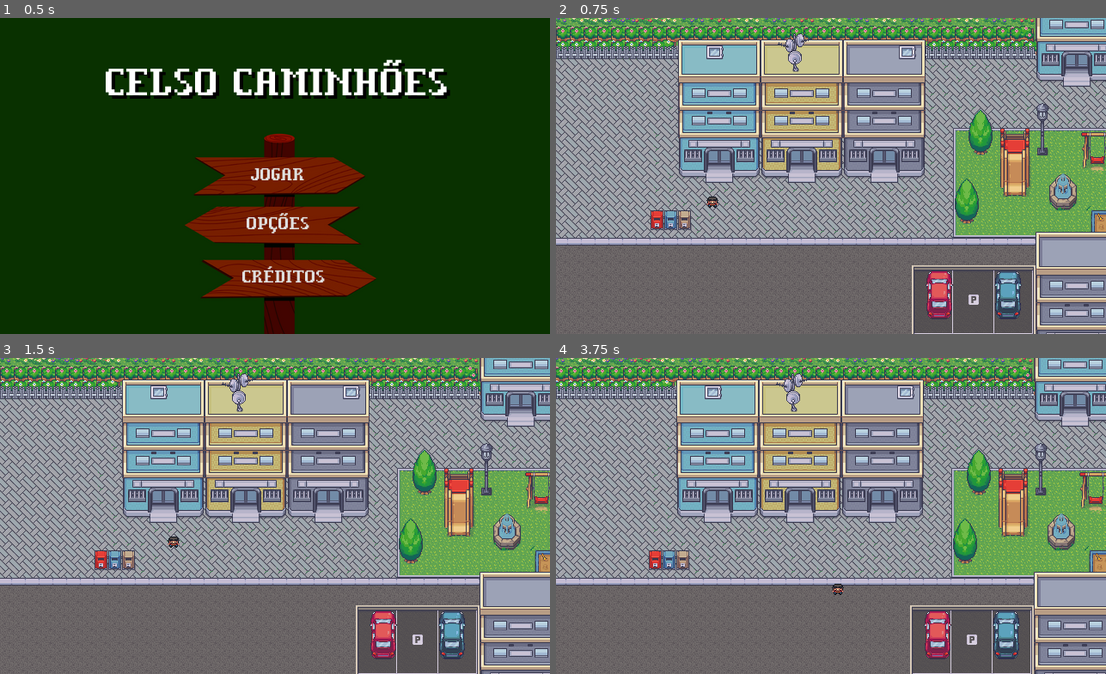
Above: before the commit, frames 1-4 (two rows, left to right).
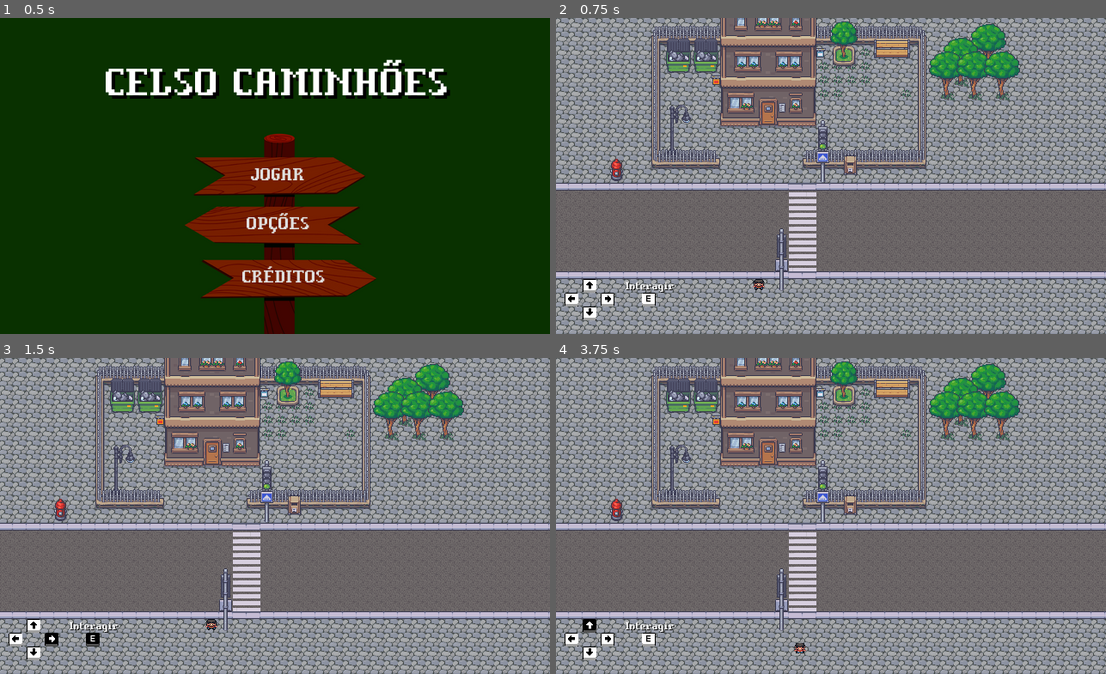
Above: after the commit, the same moments.

Repository: 2023M1T6-Inteli/grupo2
Game: Godot game, scene res://Scenes/MenuInicial.tscn
The game is run twice, just before and just after one commit, with the same random seed, the same clock (stepped at 60 frames per second) and the same inputs.
Inputs:
- Up to frame 1 (0.5 s): no input
- Up to frame 2 (0.75 s): click "JOGAR" at 0.5 s
- Up to frame 3 (1.5 s): tap Enter at 1.25 s; hold Right (ui_right) from 1.28 s (still down); hold E (interagir, bound only after the commit) from 1.28 s (still down)
- Up to frame 4 (3.75 s): release Right (ui_right) at 2.03 s; release E (interagir, bound only after the commit) at 2.03 s; hold Down (ui_down) 2.03-2.78 s; tap E (interagir, bound only after the commit) at 2.1, 3.6 s; hold Right (ui_right) 2.78-3.53 s; hold E (interagir, bound only after the commit) 2.78-3.53 s; hold Up (ui_up) from 3.53 s (still down)

Frame 1 is identical in both runs. In frame 2, 80% of the frame differs, in the area x 0-100%, y 0-100%; in frame 3, 80%; in frame 4, 81%.

Commit message:
feat: adiciona tecla de interação no tutorial

Diff:
--- a/src/FirstClass/Scenes/Tutorial.tscn
+++ b/src/FirstClass/Scenes/Tutorial.tscn
@@ -11,6 +11,9 @@
 [ext_resource path="res://Assets/Items/seta_baixo_pressionada.png" type="Texture" id=9]
 [ext_resource path="res://Assets/Items/seta_esquerda_pressionada.png" type="Texture" id=10]
 [ext_resource path="res://Assets/Items/seta_direita_pressionada.png" type="Texture" id=11]
+[ext_resource path="res://Assets/Items/tecla_e.png" type="Texture" id=12]
+[ext_resource path="res://Assets/Items/tecla_e_pressionada.png" type="Texture" id=13]
+[ext_resource path="res://Assets/Fonts/compasspro.ttf" type="DynamicFontData" id=14]
 
 [sub_resource type="TileSet" id=1]
 0/name = "Modern_Exteriors_Complete_Tileset.png 0"
@@ -1014,6 +1017,29 @@
 "speed": 5.0
 } ]
 
+[sub_resource type="SpriteFrames" id=32]
+animations = [ {
+"frames": [ ExtResource( 12 ) ],
+"loop": true,
+"name": "default",
+"speed": 5.0
+}, {
+"frames": [ ExtResource( 13 ) ],
+"loop": true,
+"name": "pressionada",
+"speed": 5.0
+} ]
+
+[sub_resource type="RectangleShape2D" id=31]
+extents = Vector2( 29.25, 24 )
+
+[sub_resource type="RectangleShape2D" id=33]
+extents = Vector2( 8, 8 )
+
+[sub_resource type="DynamicFont" id=34]
+size = 15
+font_data = ExtResource( 14 )
+
 [node name="Tutorial" type="Node2D"]
 position = Vector2( 11, 0 )
 script = ExtResource( 7 )
@@ -1031,15 +1057,15 @@
 tile_data = PoolIntArray( 0, 10, 0, 1, 11, 0, 2, 11, 0, 3, 11, 0, 4, 11, 0, 5, 11, 0, 6, 11, 0, 7, 11, 0, 8, 11, 0, 9,  …(892 unchanged characters)…
 
 [node name="Player" parent="." instance=ExtResource( 2 )]
-position = Vector2( 53, 304 )
+position = Vector2( 117, 304 )
 
 [node name="RemoteTransform2D" type="RemoteTransform2D" parent="Player"]
 remote_path = NodePath("../../Camera2D")
 
 [node name="Camera2D" type="Camera2D" parent="."]
-position = Vector2( 53, 304 )
+position = Vector2( 117, 304 )
 current = true
-limit_left = -92
+limit_left = -100
 limit_top = 0
 limit_right = 649
 limit_bottom = 360
@@ -1070,3 +1096,28 @@
 position = Vector2( -51, 328 )
 scale = Vector2( 0.5, 0.5 )
 frames = SubResource( 30 )
+
+[node name="TeclaE" type="AnimatedSprite" parent="."]
+position = Vector2( -3, 328 )
+scale = Vector2( 0.5, 0.5 )
+frames = SubResource( 32 )
+
+[node name="StaticBody2D" type="StaticBody2D" parent="."]
+collision_layer = 4
+
+[node name="CollisionShape2D" type="CollisionShape2D" parent="StaticBody2D"]
+position = Vector2( -72.25, 328 )
+shape = SubResource( 31 )
+
+[node name="CollisionShape2D2" type="CollisionShape2D" parent="StaticBody2D"]
+position = Vector2( -3, 328 )
+shape = SubResource( 33 )
+
+[node name="DialogoLabel" type="Label" parent="."]
+margin_left = -30.0
+margin_top = 304.0
+margin_right = 28.0
+margin_bottom = 319.0
+custom_colors/font_color_shadow = Color( 0, 0, 0, 1 )
+custom_fonts/font = SubResource( 34 )
+text = "Interagir"
--- a/src/FirstClass/Scripts/MenuInicial.gd
+++ b/src/FirstClass/Scripts/MenuInicial.gd
@@ -9,7 +9,7 @@
 
 # Direciona para a visão exterior da casa
 func _on_JogarButton_pressed():
-	get_tree().change_scene("res://Scenes/CasaExterior.tscn")
+	get_tree().change_scene("res://Scenes/Tutorial.tscn")
 
 
 # Direciona para o menu de opções
--- a/src/FirstClass/Scripts/Player.gd
+++ b/src/FirstClass/Scripts/Player.gd
@@ -28,7 +28,7 @@
 		velocity = Vector2.ZERO
 
 	# Restringe a movimentação do personagem de acordo com o tamanho da tela
-	position.x = clamp(position.x, -32, screenSize.x - 16)
+	position.x = clamp(position.x, -110, screenSize.x - 16)
 	position.y = clamp(position.y, 0, screenSize.y - 16)
 
 	# Movimenta o personagem de acordo com o vetor velocity vezes a rapidez do movimento
--- a/src/FirstClass/Scripts/Tutorial.gd
+++ b/src/FirstClass/Scripts/Tutorial.gd
@@ -28,3 +28,7 @@
 		$Direita.play("pressionada")
 	else:
 		$Direita.play("default")
+	if Input.is_action_pressed("interagir"):
+		$TeclaE.play("pressionada")
+	else:
+		$TeclaE.play("default")
--- a/src/FirstClass/project.godot
+++ b/src/FirstClass/project.godot
@@ -66,6 +66,11 @@
 "events": [ Object(InputEventKey,"resource_local_to_scene":false,"resource_name":"","device":0,"alt":false,"shift":false,"control":false,"meta":false,"command":false,"pressed":false,"scancode":77,"physical_scancode":0,"unicode":0,"echo":false,"script":null)
  ]
 }
+interagir={
+"deadzone": 0.5,
+"events": [ Object(InputEventKey,"resource_local_to_scene":false,"resource_name":"","device":0,"alt":false,"shift":false,"control":false,"meta":false,"command":false,"pressed":false,"scancode":69,"physical_scancode":0,"unicode":0,"echo":false,"script":null)
+ ]
+}
 
 [layer_names]
 
Binary file added: src/FirstClass/Assets/Items/tecla_e.png
Not shown, added: src/FirstClass/Assets/Items/tecla_e.png.import
Binary file added: src/FirstClass/Assets/Items/tecla_e_pressionada.png
Not shown, added: src/FirstClass/Assets/Items/tecla_e_pressionada.png.import
Not shown: 1 places in src/FirstClass/Scenes/Tutorial.tscn that only renumber resources
